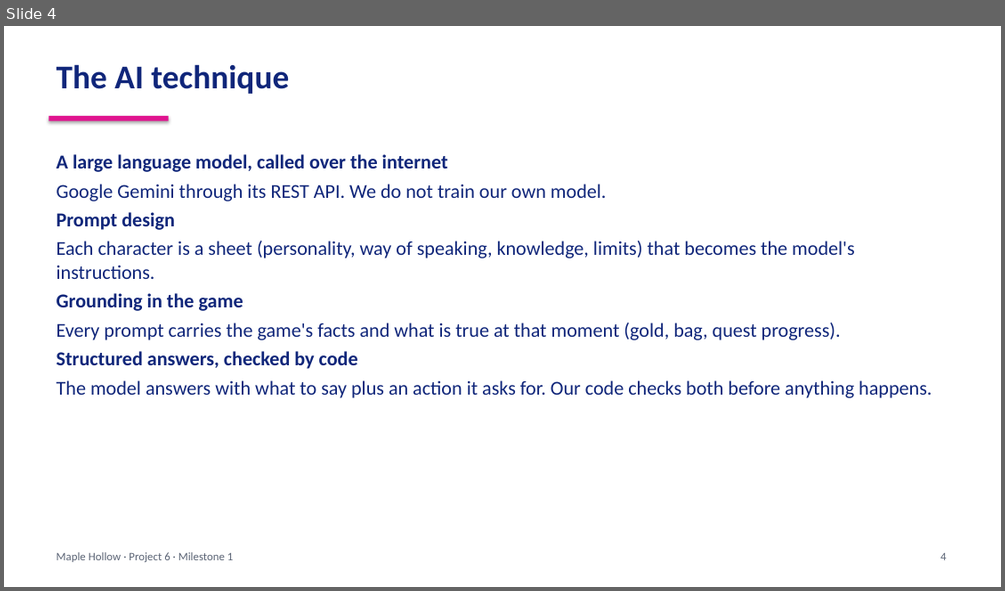
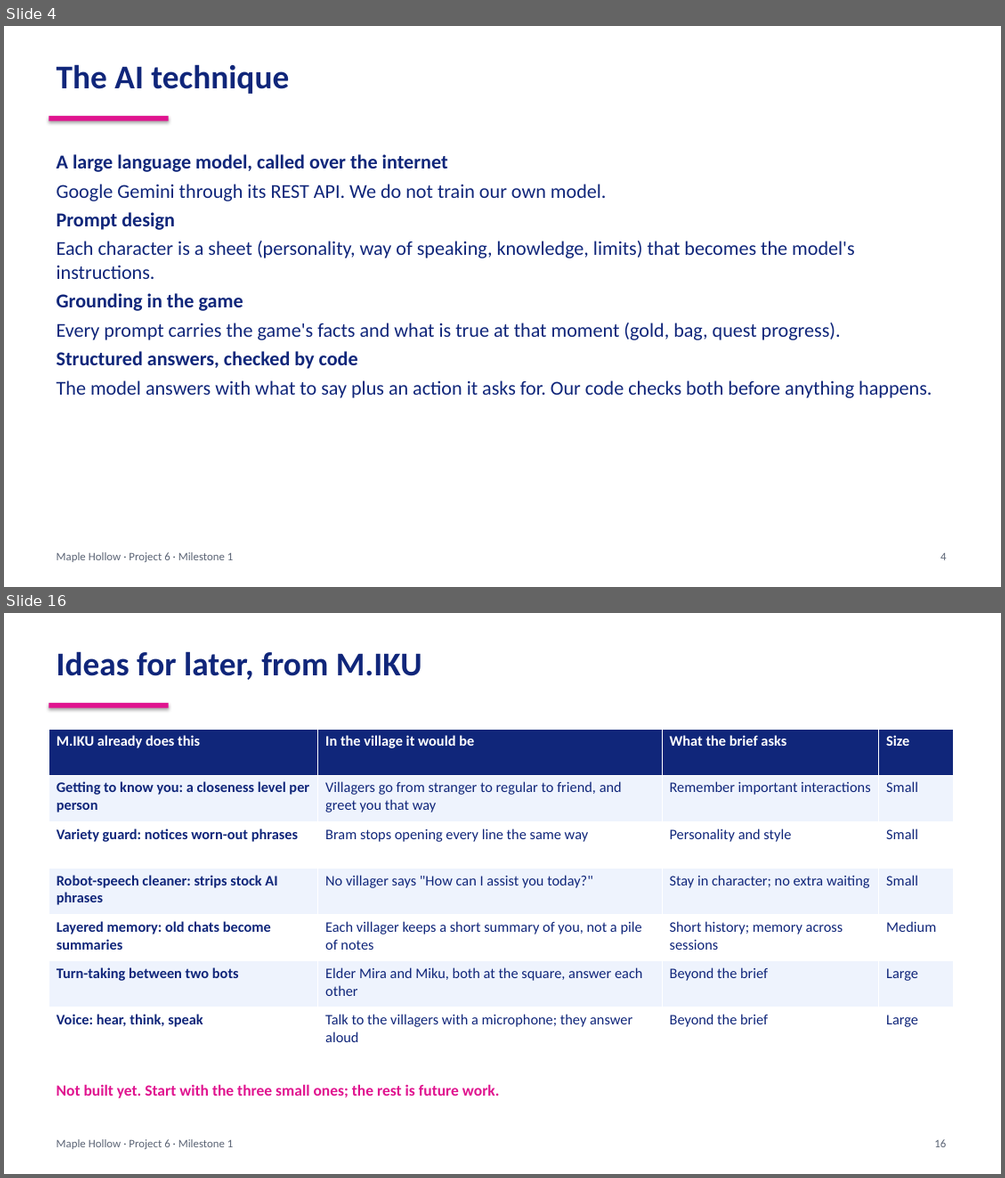
Before and after one commit to MakiseKirusu/Generative_AI_NPC_Dialogue_System, a slide deck: docs/Milestone1_slides.pptx. Shown one above the other, each under a label of ours: slide 4 before the commit, slides 4 and 16 after it; the slides between them are not shown. The pictures are 1005x591 and 1005x1178 pixels, drawn with LibreOffice and Linux fonts; fonts in the diff are those of the drawing. Boxes give left, top, right and bottom in pixels: in the first picture for what was removed or moved away, otherwise in the second. Text is boxed around its words. In the diff, an @@ line names an element or a change of style, - is before the commit and + after.

```diff
--- a/docs/Milestone1_slides.pptx
+++ b/docs/Milestone1_slides.pptx
@@ slide 16 added at (x1=4, y1=613, x2=1001, y2=1174), background #FFFFFF @@
@@ text added at (x1=57, y1=651, x2=422, y2=680), 32 pt, text #10267A, bold @@
+Ideas for later, from M.IKU
@@ rectangle added at (x1=48, y1=703, x2=169, y2=708), fill #E0148F @@
@@ table added at (x1=48, y1=729, x2=954, y2=1054), 7 rows, 4 columns @@
+M.IKU already does this | In the village it would be | What the brief asks | Size
+Getting to know you: a closeness level per person | Villagers go from stranger to regular to friend, and greet you that way | Remember important interactions | Small
+Variety guard: notices worn-out phrases | Bram stops opening every line the same way | Personality and style | Small
+Robot-speech cleaner: strips stock AI phrases | No villager says "How can I assist you today?" | Stay in character; no extra waiting | Small
+Layered memory: old chats become summaries | Each villager keeps a short summary of you, not a pile of notes | Short history; memory across sessions | Medium
+Turn-taking between two bots | Elder Mira and Miku, both at the square, answer each other | Beyond the brief | Large
+Voice: hear, think, speak | Talk to the villagers with a microphone; they answer aloud | Beyond the brief | Large
@@ text added at (x1=57, y1=1084, x2=500, y2=1098), 15 pt, text #E0148F, bold @@
+Not built yet. Start with the three small ones; the rest is future work.
@@ text added at (x1=57, y1=1139, x2=233, y2=1149), 11 pt, text #5B6475 @@
+Maple Hollow · Project 6 · Milestone 1
@@ text added at (x1=934, y1=1139, x2=946, y2=1147), 11 pt, text #5B6475 @@
+16
```
Also in this commit, not shown: 11 slides changed, 5 other slides added, 31 other files.
